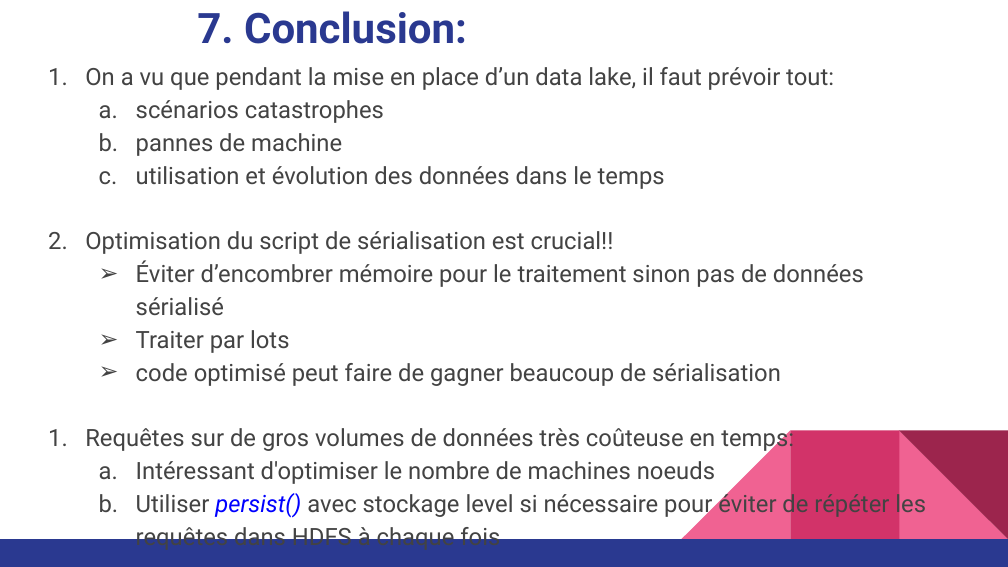
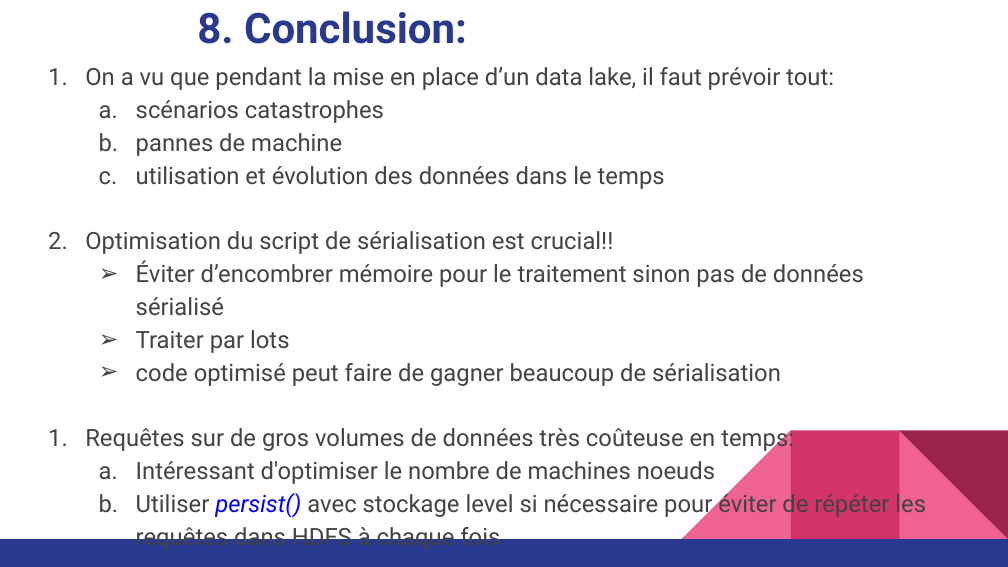
Before and after one commit to carolio7/batch_processing_wikimedia, a slide deck: slide 25 of presentation/presentation_projet4_v02.pptx (slide 22 before the commit). Drawn at 1008x567 pixels with LibreOffice and Linux fonts; fonts in the diff are those of the drawing. Boxes give left, top, right and bottom in pixels: in the first picture for what was removed or moved away, otherwise in the second. Text is boxed around its words. In the diff, an @@ line names an element or a change of style, - is before the commit and + after.

```diff
--- a/presentation/presentation_projet4_v02.pptx
+++ b/presentation/presentation_projet4_v02.pptx
@@ title at (197,11,467,44): text changed @@
-7. Conclusion:
+8. Conclusion:
```
Also in this commit, not shown: 16 other slides changed, 7 slides added, 4 slides removed, 1 other file.
